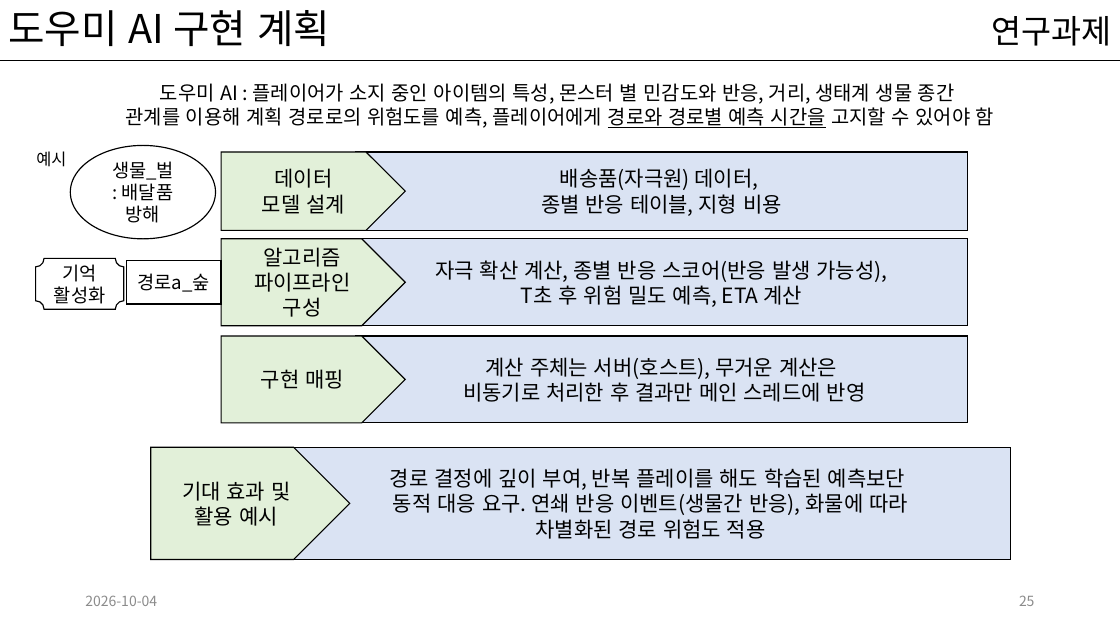
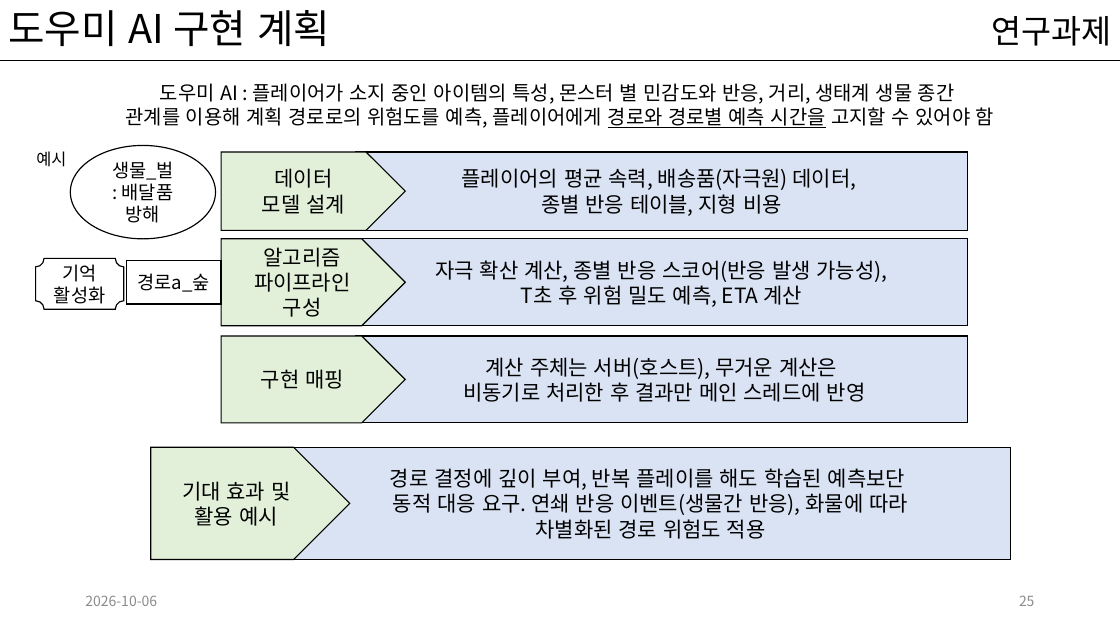
Before and after one commit to kwakyerin/2026_Graduation_Project, a slide deck: slide 25 of documents/HyunahKwon/design/designing/for_teammates/프로토타입_기획.pptx. Drawn at 1120x630 pixels with LibreOffice and Linux fonts; fonts in the diff are those of the drawing. Boxes give left, top, right and bottom in pixels: in the first picture for what was removed or moved away, otherwise in the second. Text is boxed around its words. In the diff, an @@ line names an element or a change of style, - is before the commit and + after.

```diff
--- a/documents/HyunahKwon/design/designing/for_teammates/프로토타입_기획.pptx
+++ b/documents/HyunahKwon/design/designing/for_teammates/프로토타입_기획.pptx
@@ text in rectangle at (462,168,857,216): text changed @@
-배송품(자극원) 데이터,
-종별 반응 테이블, 지형 비용
+플레이어의 평균 속력, 배송품(자극원) 데이터,
+종별 반응 테이블, 지형 비용
@@ text at (85,595,157,606): text changed @@
-2026-10-04
+2026-10-06
```
Also in this commit, not shown: 34 other slides changed, 3 other files.
